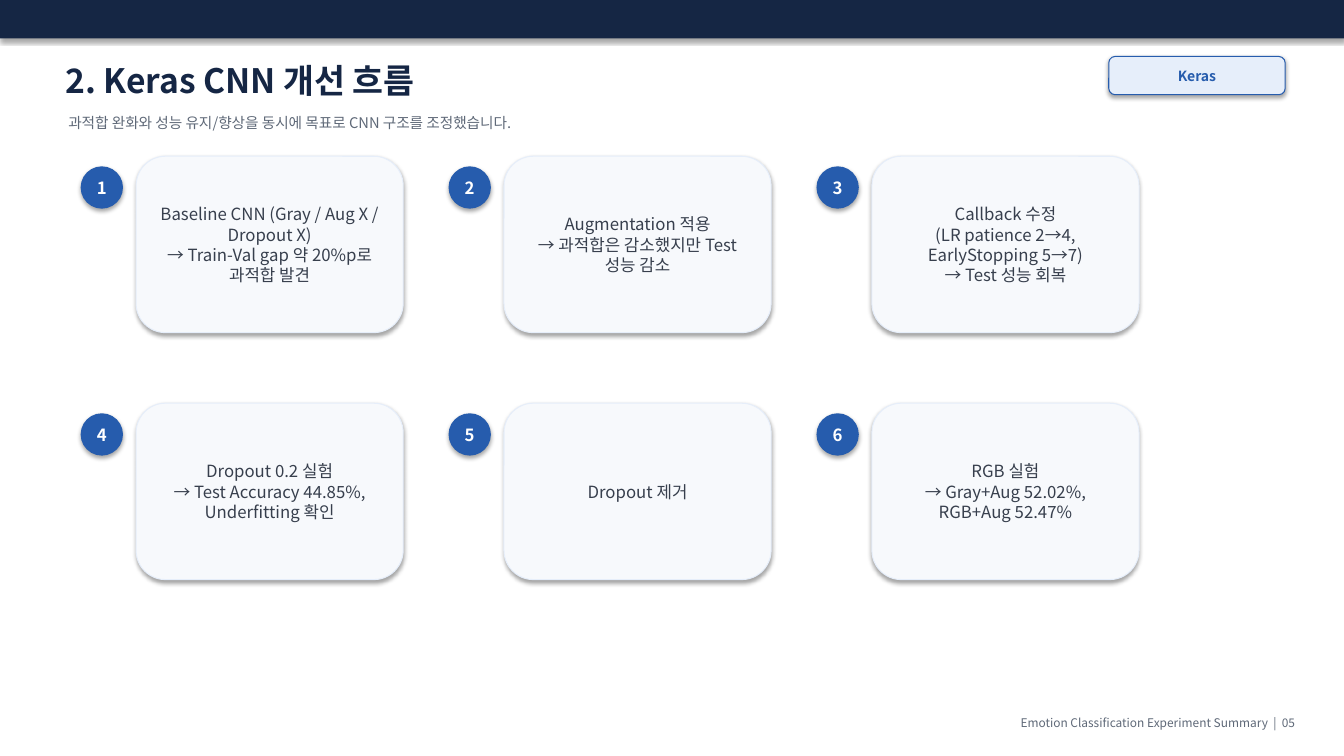
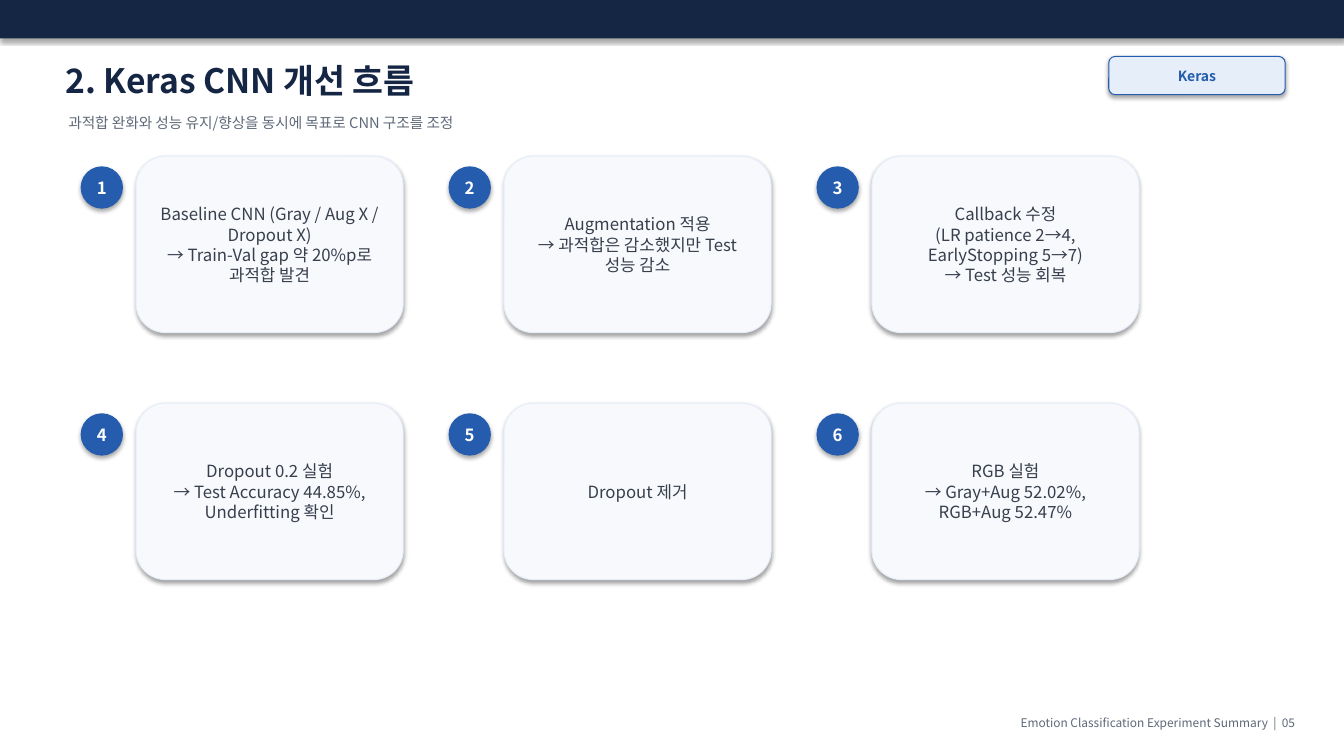
Before and after one commit to a38200-pixel/ANN_DNN_CNN_Architecture_Improvement, a slide deck: slide 7 of 어린이_감정분류_실험결과.pptx. Drawn at 1344x756 pixels with LibreOffice and Linux fonts; fonts in the diff are those of the drawing. Boxes give left, top, right and bottom in pixels: in the first picture for what was removed or moved away, otherwise in the second. Text is boxed around its words. In the diff, an @@ line names an element or a change of style, - is before the commit and + after.

```diff
--- a/어린이_감정분류_실험결과.pptx
+++ b/어린이_감정분류_실험결과.pptx
@@ text at <box>68,116,454,131</box>: text changed @@
-과적합 완화와 성능 유지/향상을 동시에 목표로 CNN 구조를 조정했습니다.
+과적합 완화와 성능 유지/향상을 동시에 목표로 CNN 구조를 조정
```
Also in this commit, not shown: 9 other slides changed.
